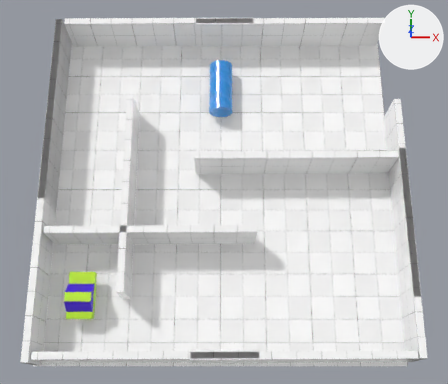
The Blender file carToVoid.blend, before and after one commit.
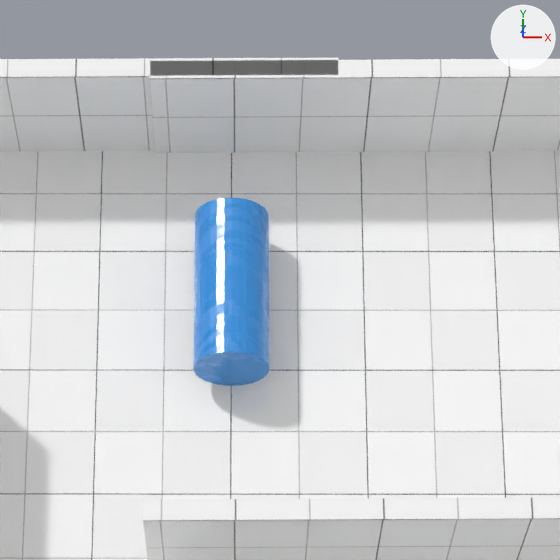
Old and new are each drawn whole from a 50 mm lens placed at (0.15, -9.65, 27.54), pointed at (0.15, -0.41, 0.83) and again close up on the part from 34% to 72% of the width and 0% to 44% of the height. Lighting does not change. The marker at upper right points along +X, +Y and +Z.

Objects in the first close-up: 'Obstacle', 'Plane', 'Wall.006', 'Wall.007', 'Wall.009'.
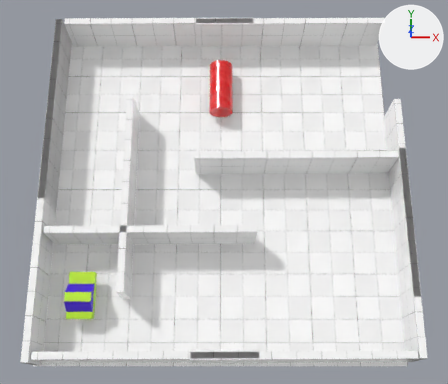
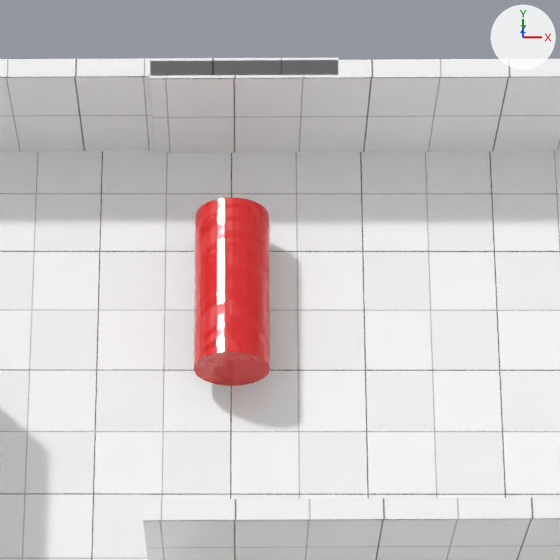
Location of each change, (x1, y1, x2, y2) in pixels of the close-ups (560 x 560 px):
'Obstacle', recoloured, moved (blue to red)
    before: (193, 198, 269, 386)
    after: (194, 198, 270, 386)

The change, as a diff of the scene's bpy script:
```diff
--- a/carToVoid.blend.py
+++ b/carToVoid.blend.py
@@ mat_blue @@
 n2 = _N.new('ShaderNodeBsdfPrincipled'); n2.name = 'Principled BSDF'
 n2.subsurface_method = 'BURLEY'
-n2.inputs[0].default_value = (0.0197, 0.289, 0.774, 1.0)  # 'Base Color', blue #2692e4
+n2.inputs[0].default_value = (0.774, 0.0, 0.00093, 1.0)  # 'Base Color', red #e40003
 n2.inputs[13].default_value = 1.0  # 'Specular IOR Level'
@@ ob_obstacle @@
 ob_obstacle = bpy.data.objects.new('Obstacle', me_cylinder)
-ob_obstacle.location = (0.0, 5.0, 0.55)
+ob_obstacle.location = (0.01, 5.0, 0.55)
 ob_obstacle.rotation_euler = (1.571, 0.0, 0.0)  # degrees (90, 0, 0)
```
